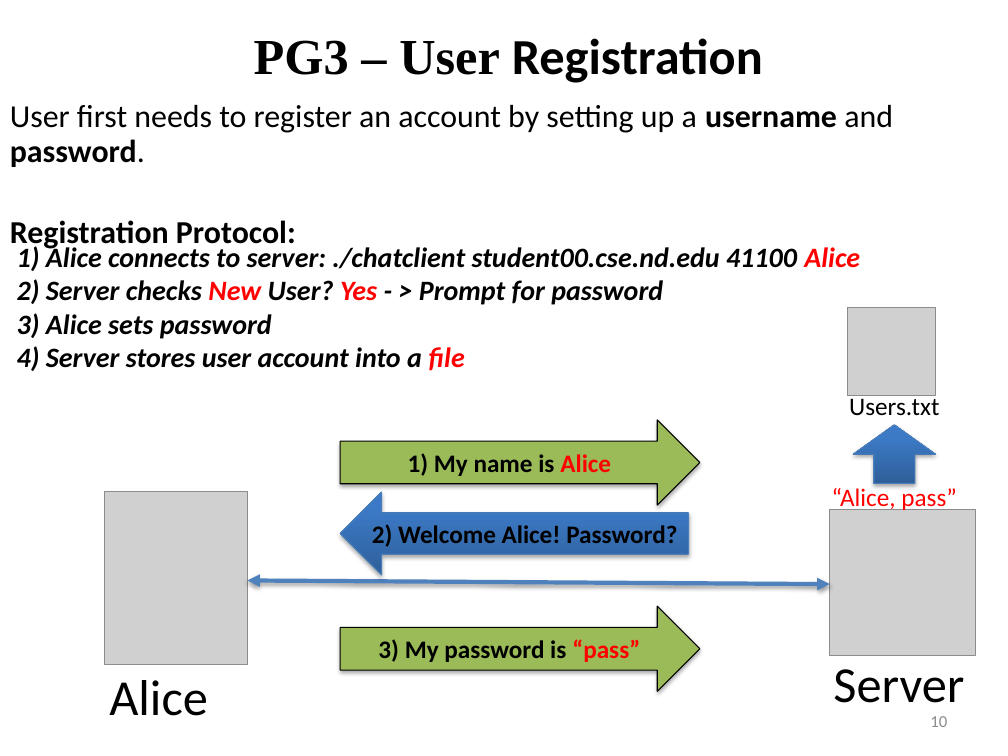
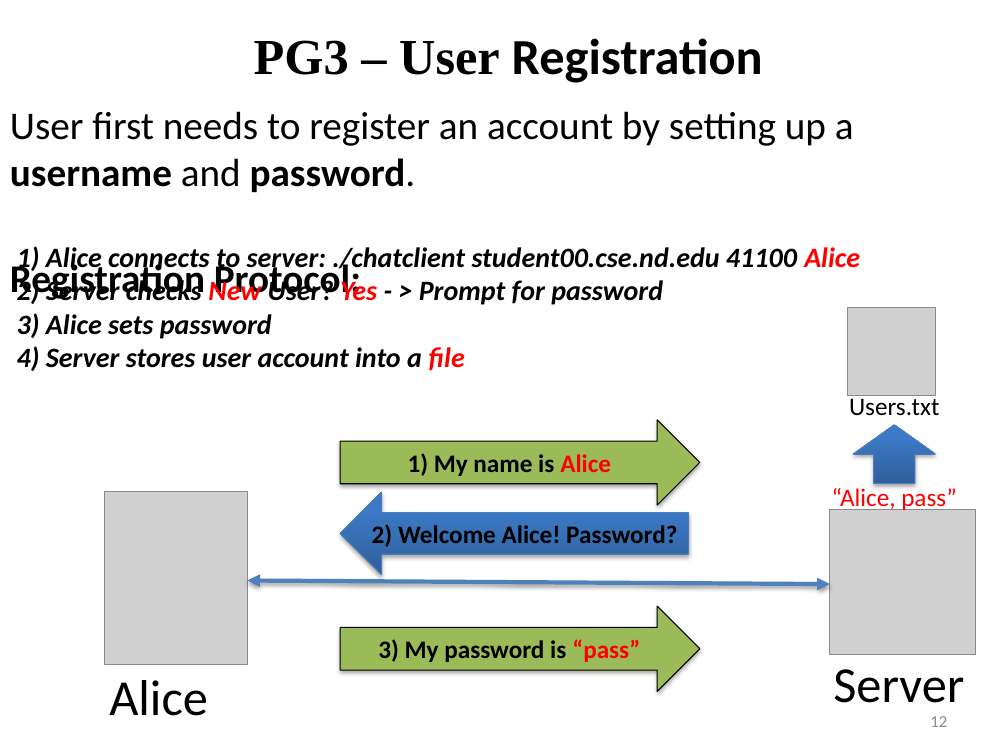
Before and after one commit to NathanRVance/pg3_tutorial, a slide deck: slide 12 of Tutorial 2_PG4.pptx (slide 10 before the commit). Drawn at 1008x756 pixels with LibreOffice and Linux fonts; fonts in the diff are those of the drawing; grey boxes stand for pictures. Boxes give left, top, right and bottom in pixels: in the first picture for what was removed or moved away, otherwise in the second. Text is boxed around its words. In the diff, an @@ line names an element or a change of style, - is before the commit and + after.

```diff
--- a/Tutorial 2_PG4.pptx
+++ b/Tutorial 2_PG4.pptx
@@ text "User first needs to register ..." at (10, 111, 854, 302): size 22.8 to 28 pt; line spacing 0.9 to 1 @@
@@ page number at (930, 716, 947, 727): text changed @@
-10
+12
```
Also in this commit, not shown: 17 other slides changed, 3 slides added, 1 slide removed.
